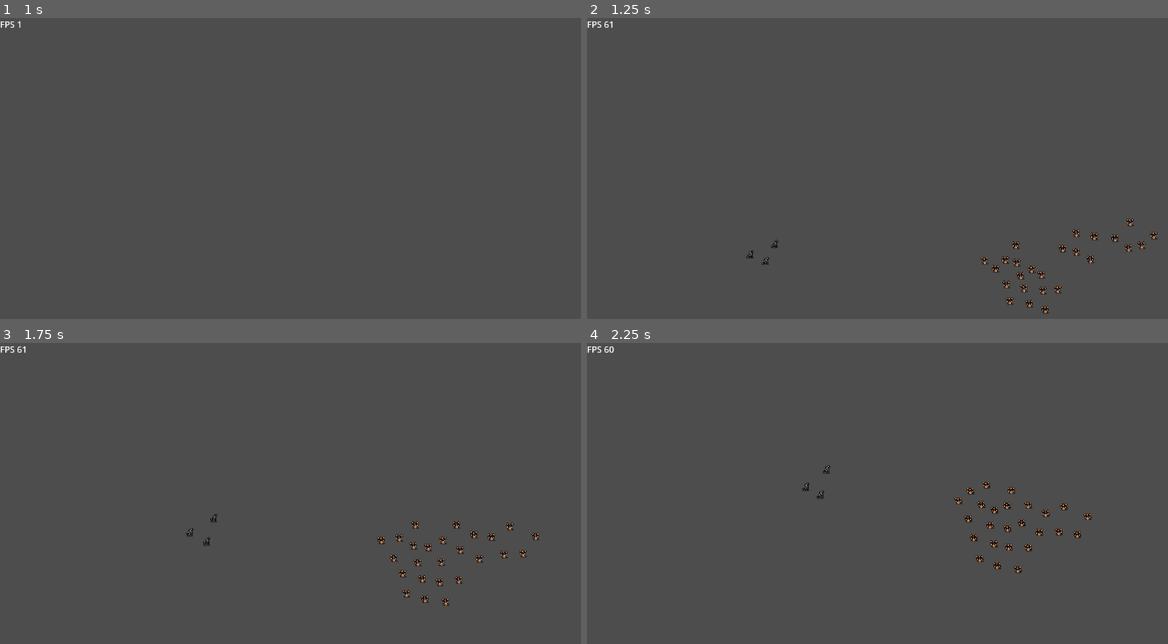
Above: before the commit, frames 1-4 (two rows, left to right).
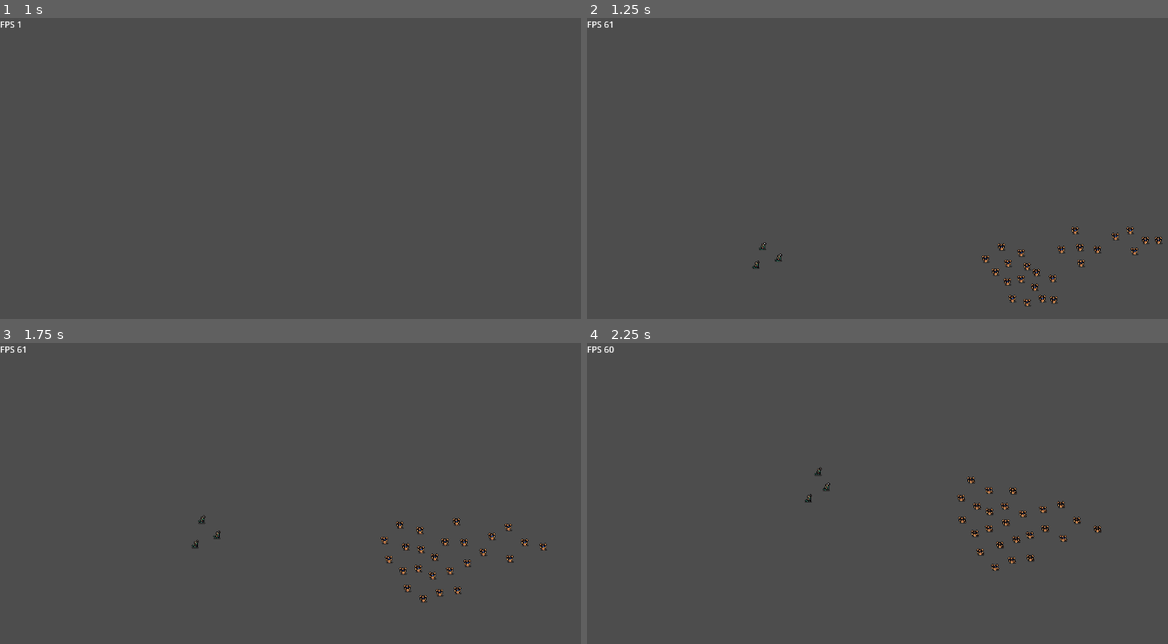
Above: after the commit, the same moments.

Repository: Snayff/nqp3
Game: Godot game, scene res://scenes/stages/combat/stage_combat.tscn
Two runs of this game, one before a commit and one after it. Both use one fixed random seed, a clock stepped at 60 frames per second and the inputs below.
Inputs:
- Up to frame 1 (1 s): tap Enter at 0.5 s; hold D (move_right) from 0.53 s (still down)
- Up to frame 2 (1.25 s): keep holding D (move_right)
- Up to frame 3 (1.75 s): release D (move_right) at 1.28 s; hold S (move_down) from 1.28 s (still down)
- Up to frame 4 (2.25 s): release S (move_down) at 2.03 s; hold D (move_right) from 2.03 s (still down)

Frame 1 is identical in both runs. In frame 2, 1.2% of the frame differs, in the area x 27-100%, y 66-99%; in frame 3, 1.3%; in frame 4, 1.3%, in the area x 36-89%, y 40-77%.

Commit message:
Make player_actor overwrite only state machine
This adds basic blank states for player_actor, and changes
how factory works, so that create_player_actor and create_actor
share a base function, while being able to load different state_machines

It also makes use of the added path_base_sprites property in unit_data
from last commit

Diff:
--- a/scripts/components/state_machine.gd
+++ b/scripts/components/state_machine.gd
@@ -11,15 +11,16 @@
 		return null
 	set(_value):
 		push_error("Tried to set current state manually. Not allowed.")
+
 var _current_state_name := Constants.ActorState.IDLING
 var _states : Dictionary = {}   ## {Constants.ActorState, BaseState}
 
 
-func _init(actor: Actor, states: Array[Constants.ActorState]) -> void:
+func _init(actor: Actor, states: Array[Constants.ActorState], states_base_folder := "actor") -> void:
 	uid = Utility.generate_id()
 
 	for state_name in states:
-		var _state = Factory.add_state(actor, state_name)
+		var _state = Factory.add_state(actor, state_name, states_base_folder)
 		add_child(_state)
 		_states[state_name] = _state
 
--- a/scripts/globals/factory.gd
+++ b/scripts/globals/factory.gd
@@ -8,7 +8,6 @@
 # N.B. can't preload with variable, so all hardcoded
 const _Actor : PackedScene = preload("res://scenes/entities/actor/actor.tscn")
 const _Projectile: PackedScene = preload("res://scenes/entities/projectile/projectile.tscn")
-const _PlayerActor : PackedScene = preload("res://scenes/entities/actor/player_actor.tscn")
 const _Unit : PackedScene = preload("res://scenes/entities/unit/unit.tscn")
 const _TargetFinder : PackedScene = preload("res://scenes/components/target_finder/target_finder.tscn")
 const _VisualSparkles : PackedScene = preload("res://scenes/visual_effects/sparkles/sparkles.tscn")
@@ -21,7 +20,7 @@
 ## create unit, pulling base data from RefData
 func create_unit(creator, unit_name: String, team_name: String) -> Unit:
 	var unit = _Unit.instantiate()
-	if unit_name == "commander":
+	if unit_name in ["knight", "cavalier"]:
 		var script := load(Constants.PATH_COMMANDER)
 		unit.set_script(script)
 
@@ -37,7 +36,41 @@
 
 ## create actor, pulling base data from RefData
 func create_actor(creator: Unit, name_: String, team: String) -> Actor:
-
+	var instance := _get_base_actor_instance(creator, name_, team)
+
+	instance.state_machine = _create_actor_state_machine(instance)
+	instance.state_machine.set_name("StateMachine")
+	instance.add_child(instance.state_machine)
+
+	instance.actor_setup()
+
+	# now we're ready to react to the world
+	instance.set_physics_process(true)
+
+	return instance
+
+
+## create actor, pulling base data from RefData
+func create_player_actor(creator: Unit, name_: String, team: String) -> Actor:
+	var instance := _get_base_actor_instance(creator, name_, team)
+
+	instance.state_machine = _create_player_actor_state_machine(instance)
+	instance.state_machine.set_name("StateMachine")
+	instance.add_child(instance.state_machine)
+
+	instance.actor_setup()
+
+	# now we're ready to react to the world
+	instance.set_physics_process(true)
+
+	return instance
+
+
+func _get_base_actor_instance(
+		creator: Unit,
+		name_ : String,
+		team : String
+) -> Actor:
 	var instance = _Actor.instantiate()
 	instance.name = name_
 	creator.add_child(instance, true)
@@ -59,15 +92,13 @@
 	instance.stats.set_name("Stats")
 	instance.add_child(instance.stats)
 
-	instance.animated_sprite.sprite_frames = _create_actor_sprite_frame(name_)
+	instance.animated_sprite.sprite_frames = _create_actor_sprite_frame(
+			name_, unit_data.path_base_sprites
+	)
 
 	instance.status_effects = _create_actor_status_effects()
 	instance.status_effects.set_name("StatusEffects")
 	instance.add_child(instance.status_effects)
-
-	instance.state_machine = _create_actor_state_machine(instance)
-	instance.state_machine.set_name("StateMachine")
-	instance.add_child(instance.state_machine)
 
 	instance = _add_actor_actions(instance, unit_data)
 
@@ -77,47 +108,7 @@
 	instance.global_position = pos
 	# TODO: ensure shuffling to empty spot
 
-	instance.actor_setup()
-
 	instance = _add_actor_groups(instance, team)
-
-	# now we're ready to react to the world
-	instance.set_physics_process(true)
-
-	return instance
-
-
-## create actor, pulling base data from RefData
-func create_player_actor(creator: Unit, name_: String, team: String) -> Actor:
-	var instance = _PlayerActor.instantiate()
-	instance.name = name_
-	creator.add_child(instance, true)
-
-	# dont do anything until we're ready
-	instance.set_physics_process(false)
-
-	var unit_data = RefData.unit_data[name_]
-
-	instance.uid = Utility.generate_id()
-	instance.ai = ActorAI.new(instance)
-	instance.stats = _create_actor_stats(unit_data)
-	instance.animated_sprite.sprite_frames = _create_actor_sprite_frame(name_)
-	instance.status_effects = _create_actor_status_effects()
-	instance = _add_actor_actions(instance, unit_data)
-	instance._cast_timer = _add_cast_timer(instance)
-
-	# shuffle starting pos so they dont start on top of one another
-	var pos_offset := Vector2(randf_range(-5, 5), randf_range(-5, 5))
-	var pos := Vector2(creator.global_position.x + pos_offset.x, creator.global_position.y + pos_offset.y)
-	instance.global_position = pos
-	# TODO: ensure shuffling to empty spot
-
-	instance.actor_setup()
-
-	instance = _add_actor_groups(instance, team)
-
-	# now we're ready to react to the world
-	instance.set_physics_process(true)
 
 	return instance
 
@@ -148,13 +139,15 @@
 	return stats
 
 
-func _create_actor_sprite_frame(unit_name: String) -> SpriteFrames:
+func _create_actor_sprite_frame(unit_name: String, base_path: String) -> SpriteFrames:
 	var anim_names : Array = Constants.ActorAnimationType.keys()
 	var sprite_frames : SpriteFrames = SpriteFrames.new()
 
 	for anim_name in anim_names:
-		var path : String = Constants.PATH_SPRITES_ACTORS + unit_name + "/" + anim_name.to_lower() + "/"
-		sprite_frames = Utility.add_animation_to_sprite_frames(sprite_frames, path, anim_name.to_lower())
+		var path: String = base_path.path_join(unit_name).path_join(anim_name.to_lower())
+		sprite_frames = Utility.add_animation_to_sprite_frames(
+				sprite_frames, path, anim_name.to_lower()
+		)
 
 	return sprite_frames
 
@@ -180,8 +173,7 @@
 		# attacks are Dictionary[ActionType, Array[String]]
 		if action_type == Constants.ActionType.ATTACK:
 			for action_name in unit_data["actions"][action_type]:
-				var script_path : String = Utility.get_action_type_script_path(action_type) + action_name + ".gd"
-				var script : BaseAction = load(script_path).new(instance)
+				var script := _get_action(instance, action_type, action_name)
 				actions.add_attack(script)
 				script.set_name(script.friendly_name)
 				actions.add_child(script)
@@ -190,8 +182,7 @@
 		elif action_type == Constants.ActionType.REACTION:
 			for trigger in unit_data["actions"][action_type]:
 				for action_name in unit_data["actions"][action_type][trigger]:
-					var script_path : String = Utility.get_action_type_script_path(action_type) + action_name + ".gd"
-					var script : BaseAction = load(script_path).new(instance)
+					var script := _get_action(instance, action_type, action_name)
 					actions.add_reaction(script, trigger)
 					script.set_name(script.friendly_name)
 					actions.add_child(script)
@@ -206,6 +197,15 @@
 	instance.add_child(actions)
 
 	return instance
+
+
+func _get_action(
+		instance: Actor, action_type: Constants.ActionType, action_name: String
+) -> BaseAction:
+	var script_path : String = \
+			Utility.get_action_type_script_path(action_type).path_join(action_name + ".gd")
+	var script : BaseAction = load(script_path).new(instance)
+	return script
 
 
 func _add_cast_timer(instance: Actor) -> Timer:
@@ -228,6 +228,19 @@
 
 	var state_machine : StateMachine = StateMachine.new(actor, states)
 
+	return state_machine
+
+
+func _create_player_actor_state_machine(actor: Actor) -> StateMachine:
+	var states : Array[Constants.ActorState] = [
+		Constants.ActorState.IDLING,
+		Constants.ActorState.CASTING,
+		Constants.ActorState.ATTACKING,
+		Constants.ActorState.MOVING,
+		Constants.ActorState.DEAD,
+	]
+
+	var state_machine : StateMachine = StateMachine.new(actor, states, "player_actor")
 	return state_machine
 
 ############ PROJECTILES ################
@@ -359,11 +372,12 @@
 	return target_finder
 
 
-func add_state(creator: Actor, state: Constants.ActorState) -> BaseState:
+func add_state(creator: Actor, state: Constants.ActorState, base_folder: String) -> BaseState:
 	# assumes constant name matches state scripts name
 	var state_name : String = Constants.ActorState.keys()[state]
+
 	var path : String = Constants.PATH_STATES\
-			.path_join("actor")\
+			.path_join(base_folder)\
 			.path_join("%s.gd"%[state_name.to_lower()])
 	var state_: BaseState = load(path).new(creator)
 	state_.set_name(state_name.to_pascal_case())
--- a/scripts/globals/utility.gd
+++ b/scripts/globals/utility.gd
@@ -35,7 +35,8 @@
 			# ensure we dont have a folder
 			if not dir.current_is_dir():
 				if not ".import" in file_name:
-					sprite_frames.add_frame(animation_name, load(sprite_folder_path + file_name))
+					var full_path := sprite_folder_path.path_join(file_name)
+					sprite_frames.add_frame(animation_name, load(full_path))
 			file_name = dir.get_next()
 
 	return sprite_frames
--- /dev/null
+++ b/scripts/states/player_actor/attacking.gd
@@ -0,0 +1,21 @@
+extends BaseState
+
+
+## actions on entering state
+func enter_state():
+	pass
+
+
+
+func physics_process(_delta):
+	pass
+
+
+## take action based on current state
+func update_state():
+	pass
+
+
+## actions on exiting state
+func exit_state():
+	pass
--- /dev/null
+++ b/scripts/states/player_actor/casting.gd
@@ -0,0 +1,21 @@
+extends BaseState
+
+
+## actions on entering state
+func enter_state():
+	pass
+
+
+
+func physics_process(_delta):
+	pass
+
+
+## take action based on current state
+func update_state():
+	pass
+
+
+## actions on exiting state
+func exit_state():
+	pass
--- /dev/null
+++ b/scripts/states/player_actor/dead.gd
@@ -0,0 +1,21 @@
+extends BaseState
+
+
+## actions on entering state
+func enter_state():
+	pass
+
+
+
+func physics_process(_delta):
+	pass
+
+
+## take action based on current state
+func update_state():
+	pass
+
+
+## actions on exiting state
+func exit_state():
+	pass
--- /dev/null
+++ b/scripts/states/player_actor/idling.gd
@@ -0,0 +1,21 @@
+extends BaseState
+
+
+## actions on entering state
+func enter_state():
+	_creator.animated_sprite.play("idle")
+
+
+
+func physics_process(_delta):
+	pass
+
+
+## take action based on current state
+func update_state():
+	pass
+
+
+## actions on exiting state
+func exit_state():
+	pass
--- /dev/null
+++ b/scripts/states/player_actor/moving.gd
@@ -0,0 +1,21 @@
+extends BaseState
+
+
+## actions on entering state
+func enter_state():
+	pass
+
+
+
+func physics_process(_delta):
+	pass
+
+
+## take action based on current state
+func update_state():
+	pass
+
+
+## actions on exiting state
+func exit_state():
+	pass
